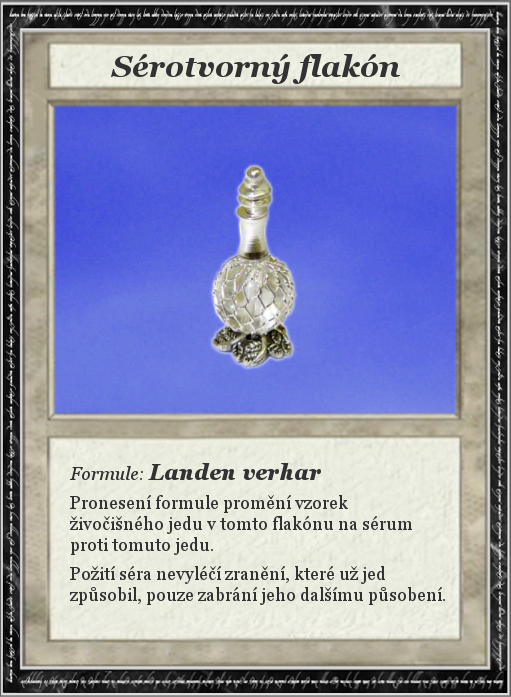
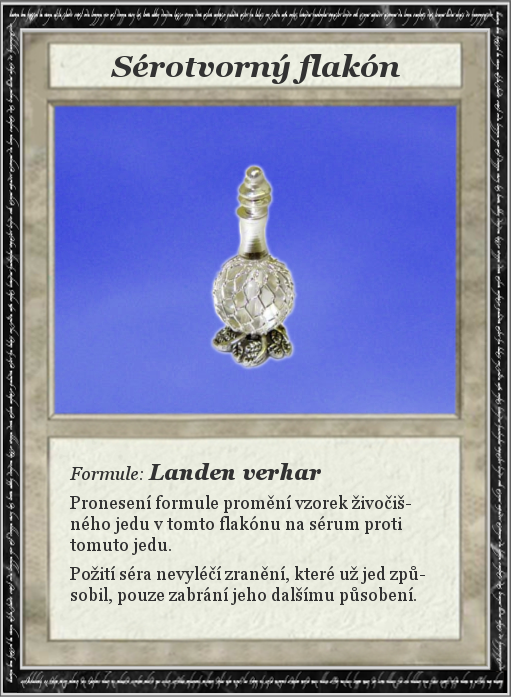
Two versions of the same layered image (511x697). Layer-by-layer changes:
painted on "Formule: Landen verhar ..." over (x1=70, y1=495, x2=445, y2=605)
